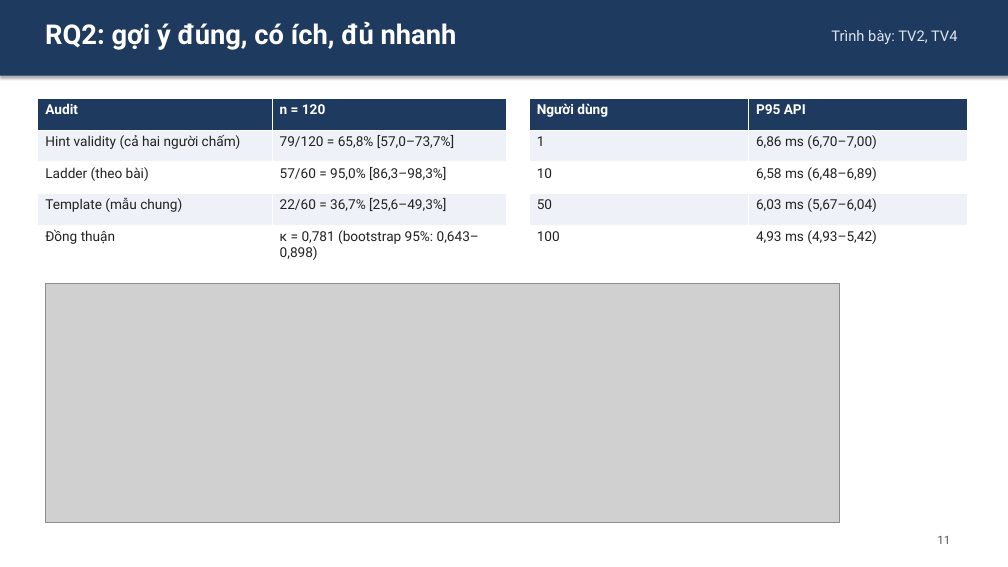
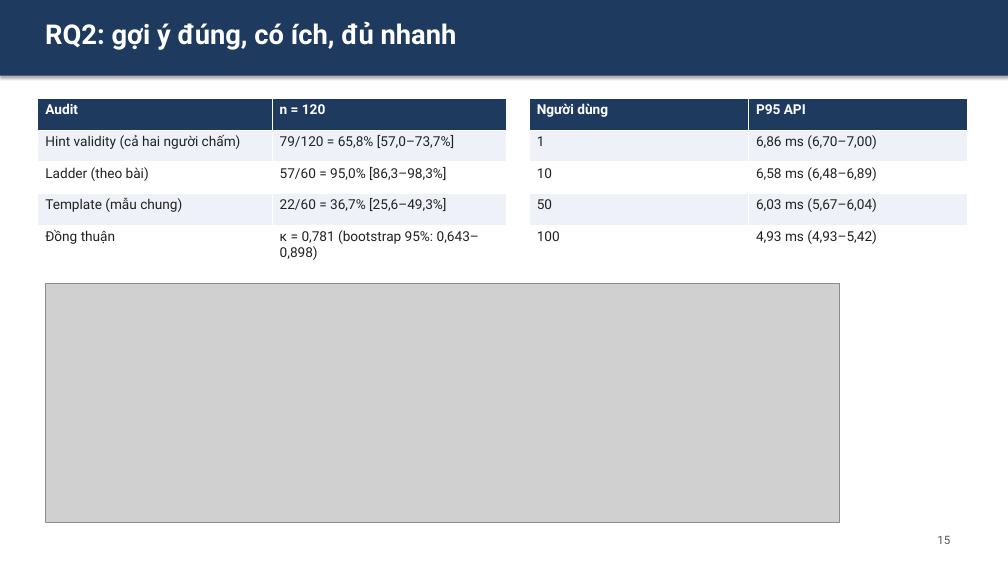
Before and after one commit to vankcdhv/ai-math-tutor, a slide deck: slide 15 of slides/slide.pptx (slide 12 before the commit). Drawn at 1008x567 pixels with LibreOffice and Linux fonts; fonts in the diff are those of the drawing; grey boxes stand for pictures. Boxes give left, top, right and bottom in pixels: in the first picture for what was removed or moved away, otherwise in the second. Text is boxed around its words. In the diff, an @@ line names an element or a change of style, - is before the commit and + after.

```diff
--- a/slides/slide.pptx
+++ b/slides/slide.pptx
@@ text removed at box(831, 30, 958, 44) @@
-Trình bày: TV2, TV4
@@ text at box(937, 536, 950, 544): text changed @@
-11
+15
```
Also in this commit, not shown: 14 other slides changed, 4 slides added, 2 slides removed.
